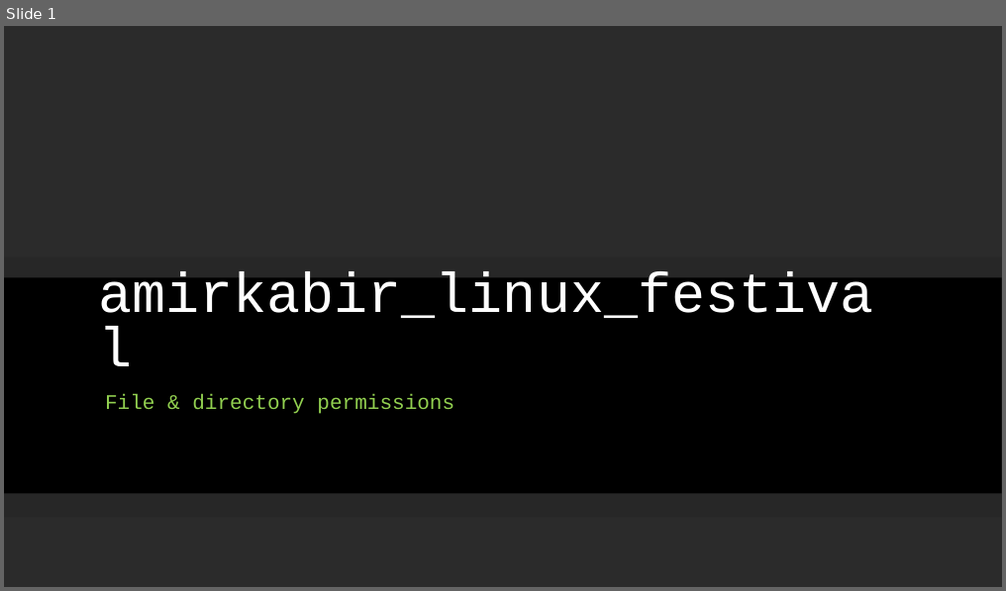
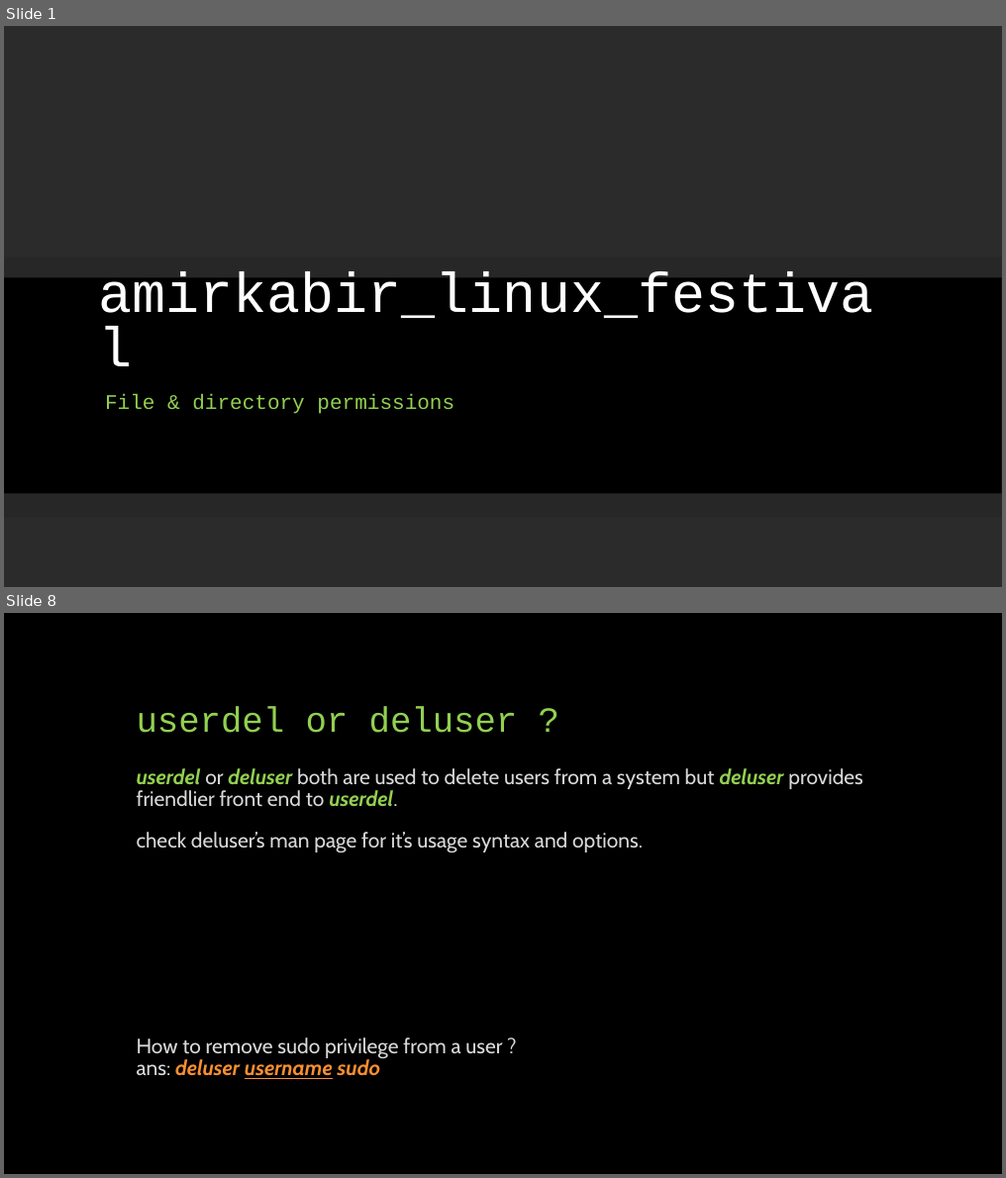
Before and after one commit to linuxfestival/introduction-to-linux-resources, a slide deck: PowerPoint/permissions.pptx. Shown one above the other, each under a label of ours: slide 1 before the commit, slides 1 and 8 after it; the slides between them are not shown. The pictures are 1006x591 and 1006x1178 pixels, drawn with LibreOffice and Linux fonts; fonts in the diff are those of the drawing; background and template pictures are left out; a plain dark background stands for a picture behind light text. Boxes give left, top, right and bottom in pixels: in the first picture for what was removed or moved away, otherwise in the second. Text is boxed around its words. In the diff, an @@ line names an element or a change of style, - is before the commit and + after.

Commit message:
add user management slides to permissions

```diff
--- a/PowerPoint/permissions.pptx
+++ b/PowerPoint/permissions.pptx
@@ slide 8 added at (x1=4, y1=613, x2=1002, y2=1174), background #000000 @@
@@ title added at (x1=137, y1=707, x2=518, y2=733), 34 pt, text #92D050 @@
+userdel or deluser ?
@@ text added at (x1=137, y1=768, x2=863, y2=1079), 20 pt, text #D8D8D8 @@
+userdel or deluser both are used to delete users from a system but deluser provides friendlier front end to userdel.
+check deluser’s man page for it’s usage syntax and options.
+How to remove sudo privilege from a user ?
+ans: deluser username sudo
```
Also in this commit, not shown: 1 slide changed, 5 other slides added.
